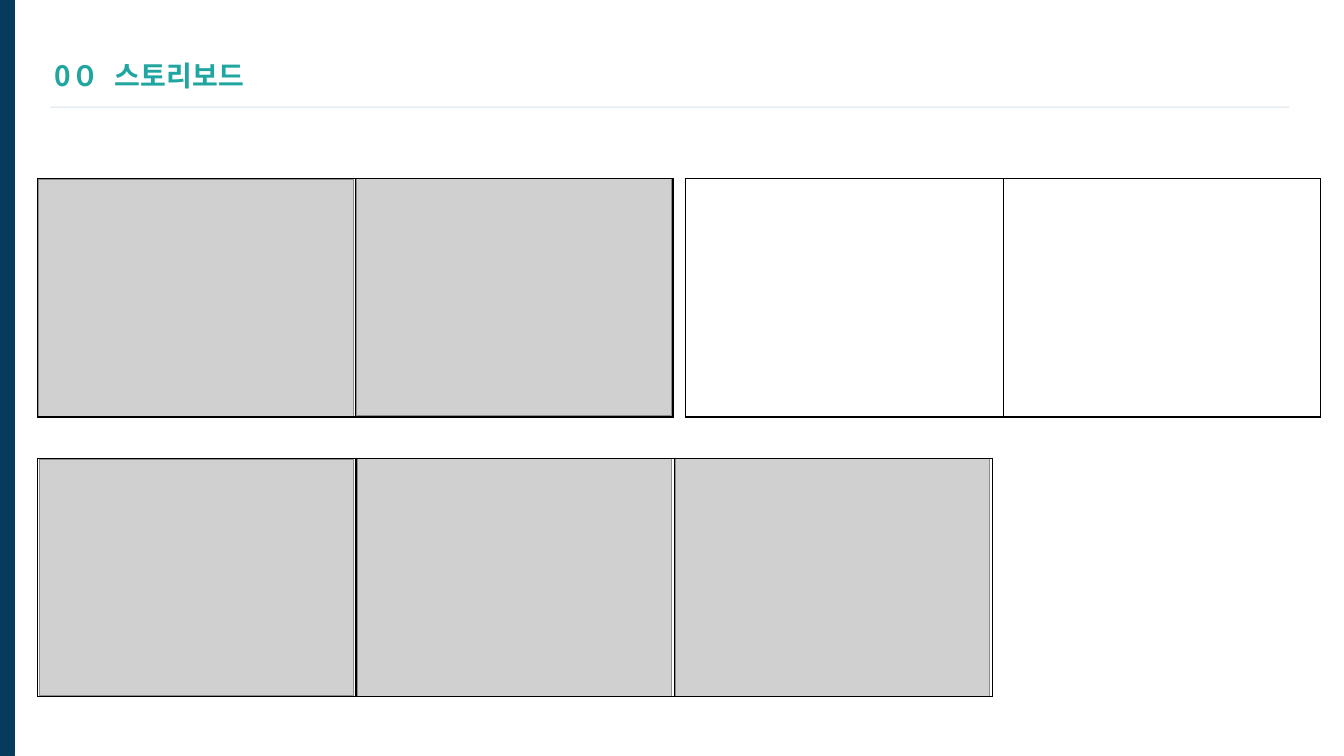
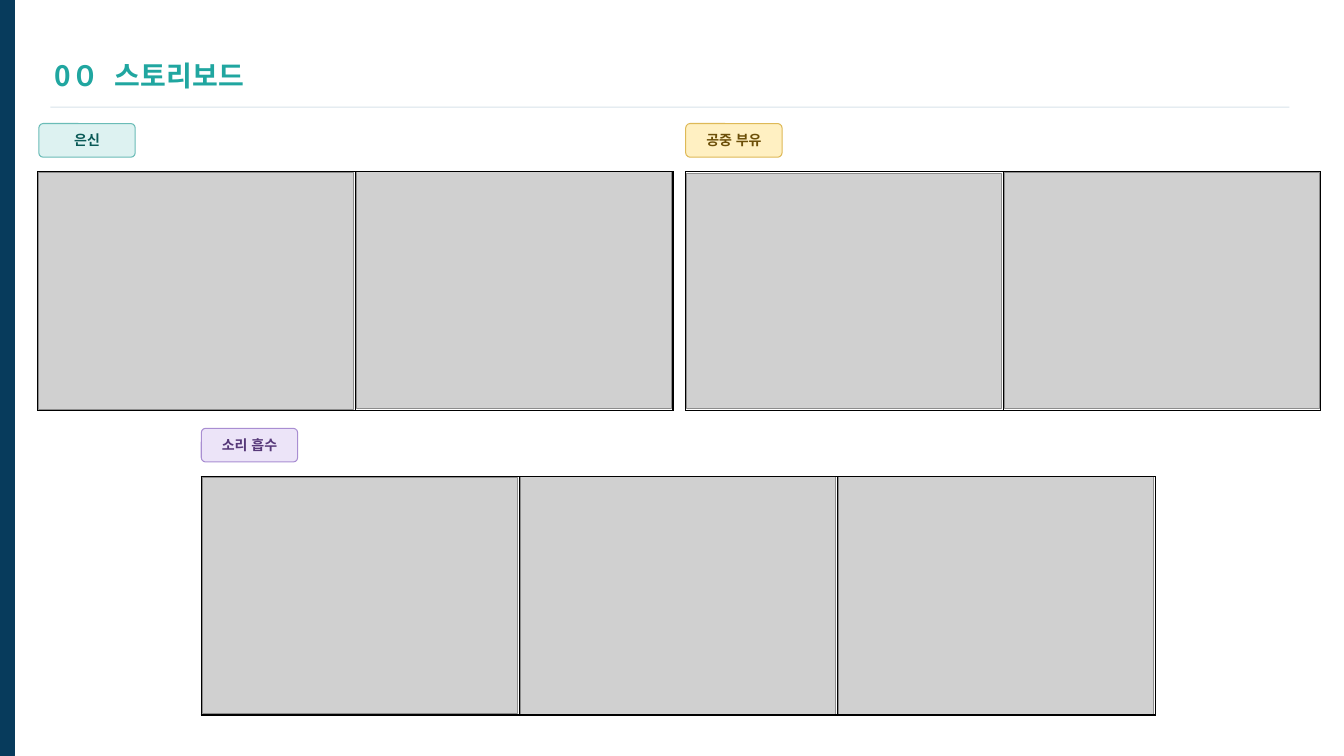
Before and after one commit to ysooj/Gihoek_8, a slide deck: slide 4 of (8.26) 스토리보드 및 스크린샷 활용하기.pptx. Drawn at 1344x756 pixels with LibreOffice and Linux fonts; fonts in the diff are those of the drawing; grey boxes stand for pictures. Boxes give left, top, right and bottom in pixels: in the first picture for what was removed or moved away, otherwise in the second. Text is boxed around its words. In the diff, an @@ line names an element or a change of style, - is before the commit and + after.

```diff
--- a/(8.26) 스토리보드 및 스크린샷 활용하기.pptx
+++ b/(8.26) 스토리보드 및 스크린샷 활용하기.pptx
@@ rounded rectangle added at <box>39,124,136,157</box>, fill #DDF2F1, outline #6ABCB7 0.75 pt, 10 pt, text #0A5A57, bold @@
+은신
@@ rounded rectangle added at <box>686,124,782,157</box>, fill #FFF0C2, outline #DEB957 0.75 pt, 10 pt, text #6C4F08, bold @@
+공중 부유
@@ 2 pictures, 2 tables: place and size @@
-2 pictures, 2 tables at <box>38,178,1321,416</box>
+2 pictures, 2 tables at <box>38,171,1321,409</box>
@@ picture added at <box>687,173,1001,408</box> @@
@@ picture added at <box>1005,172,1321,408</box> @@
@@ rounded rectangle added at <box>202,429,298,462</box>, fill #ECE4F8, outline #A98ED2 0.75 pt, 10 pt, text #563879, bold @@
+소리 흡수
@@ 3 pictures, 1 table: place and size @@
-3 pictures, 1 table at <box>38,459,994,697</box>
+3 pictures, 1 table at <box>202,477,1157,715</box>
```
Also in this commit, not shown: 3 other files.
